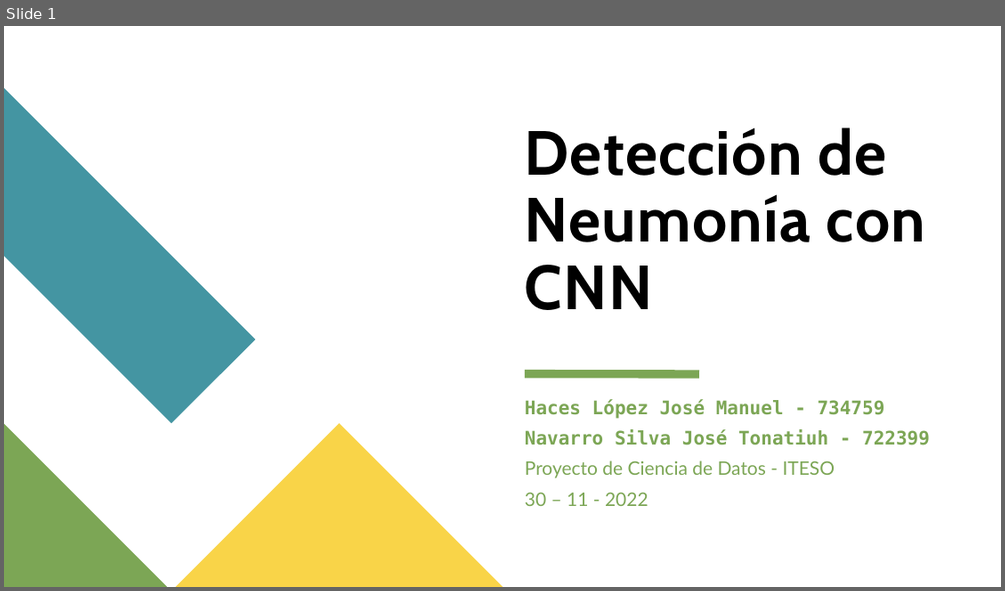
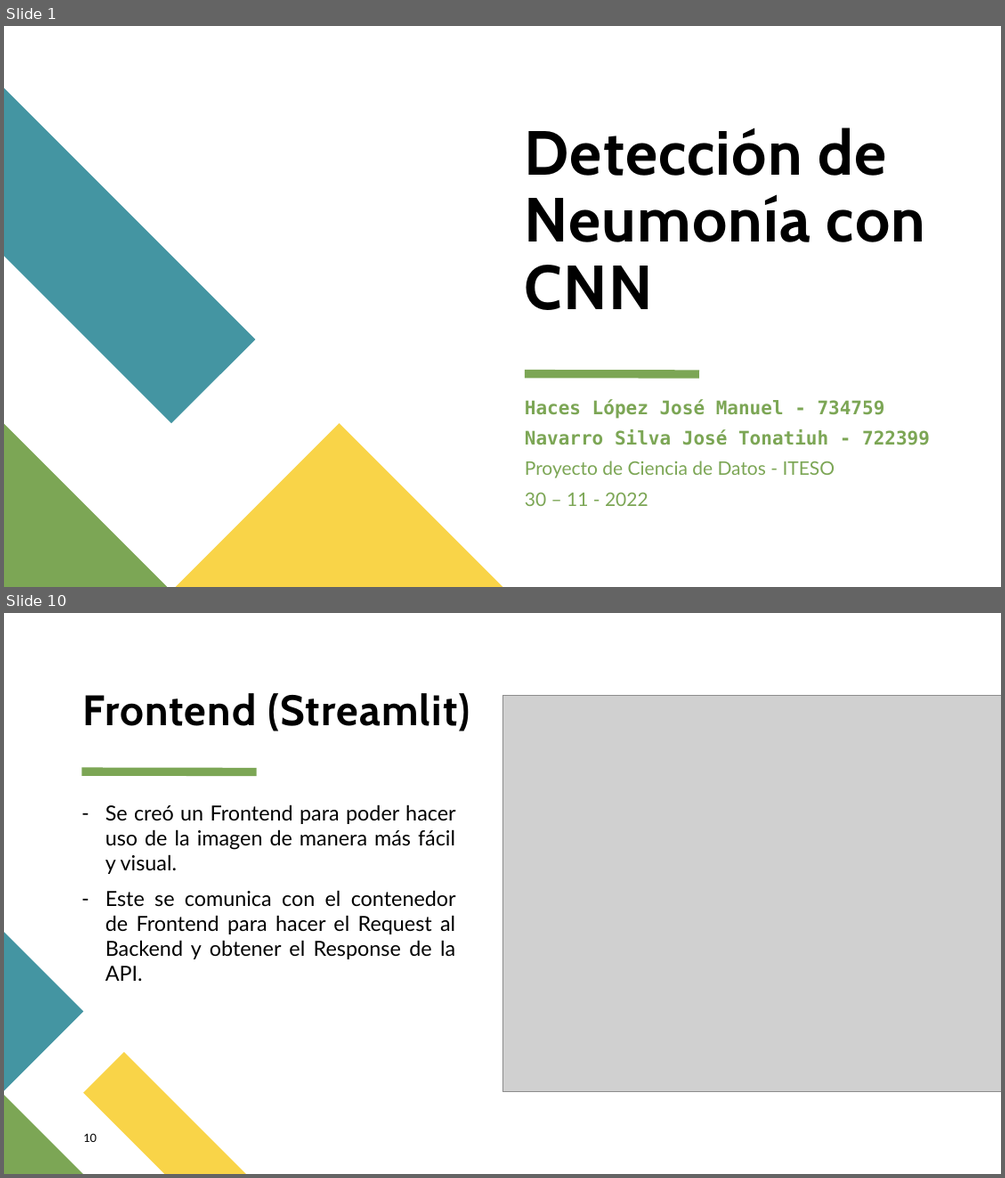
Before and after one commit to JManuelHaces/Proyecto-de-Ciencia-de-Datos, a slide deck: presentacion/Deteccion_Neumonía_CNN.pptx. Shown one above the other, each under a label of ours: slide 1 before the commit, slides 1 and 10 after it; the slides between them are not shown. The pictures are 1005x591 and 1005x1178 pixels, drawn with LibreOffice and Linux fonts; fonts in the diff are those of the drawing; grey boxes stand for pictures. Boxes give left, top, right and bottom in pixels: in the first picture for what was removed or moved away, otherwise in the second. Text is boxed around its words. In the diff, an @@ line names an element or a change of style, - is before the commit and + after.

```diff
--- a/presentacion/Deteccion_Neumonía_CNN.pptx
+++ b/presentacion/Deteccion_Neumonía_CNN.pptx
@@ slide 10 added at (x1=4, y1=613, x2=1001, y2=1174), background #FFFFFF @@
@@ title added at (x1=83, y1=693, x2=470, y2=731), 41 pt, text #000000, bold @@
+Frontend (Streamlit)
@@ picture added at (x1=502, y1=695, x2=1001, y2=1092) @@
@@ line added from (81, 771) to (257, 771), #7CA655 8 pt @@
@@ text added at (x1=105, y1=804, x2=456, y2=981), 20 pt, text #000000 @@
+– Se creó un Frontend para poder hacer uso de la imagen de manera más fácil y visual.
+– Este se comunica con el contenedor de Frontend para hacer el Request al Backend y obtener el Response de la API.
@@ freeform shape added at (x1=4, y1=933, x2=83, y2=1091), fill #4495A2 @@
@@ freeform shape added at (x1=83, y1=1052, x2=245, y2=1174), fill #F9D448 @@
@@ freeform shape added at (x1=4, y1=1094, x2=83, y2=1174), fill #7CA655 @@
@@ page number added at (x1=83, y1=1133, x2=97, y2=1142), 11 pt, text #000000 @@
+10
```
Also in this commit, not shown: 10 other slides added, 12 slides removed, 5 other files.
